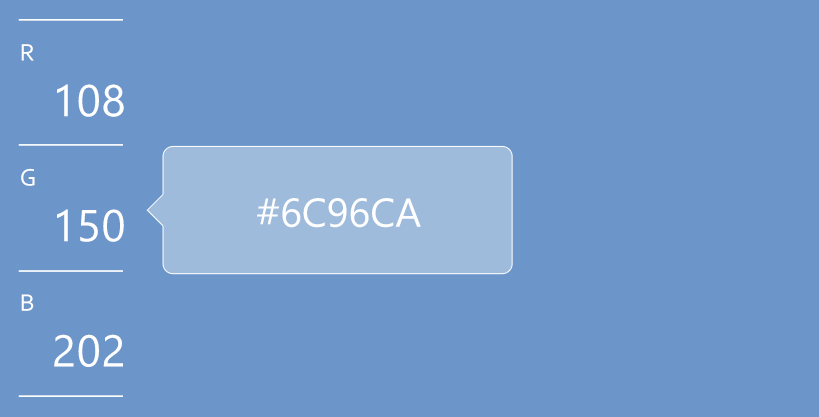
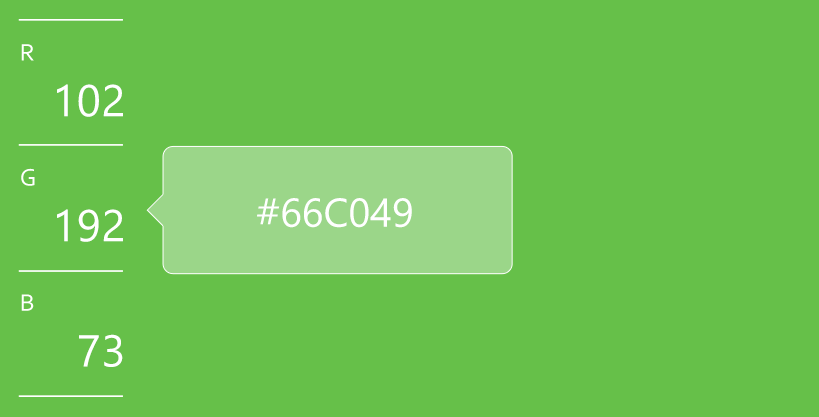
The second w=819, h=417 image is a revision of the first. Changes to its layers:
renamed "#6c96ca" to "#66C049", painted on it over [257, 198, 421, 228]
renamed "108 150 202" to "102 192 73", painted on it over [54, 84, 124, 367]
painted on "图层 2" over [0, 0, 819, 417]
